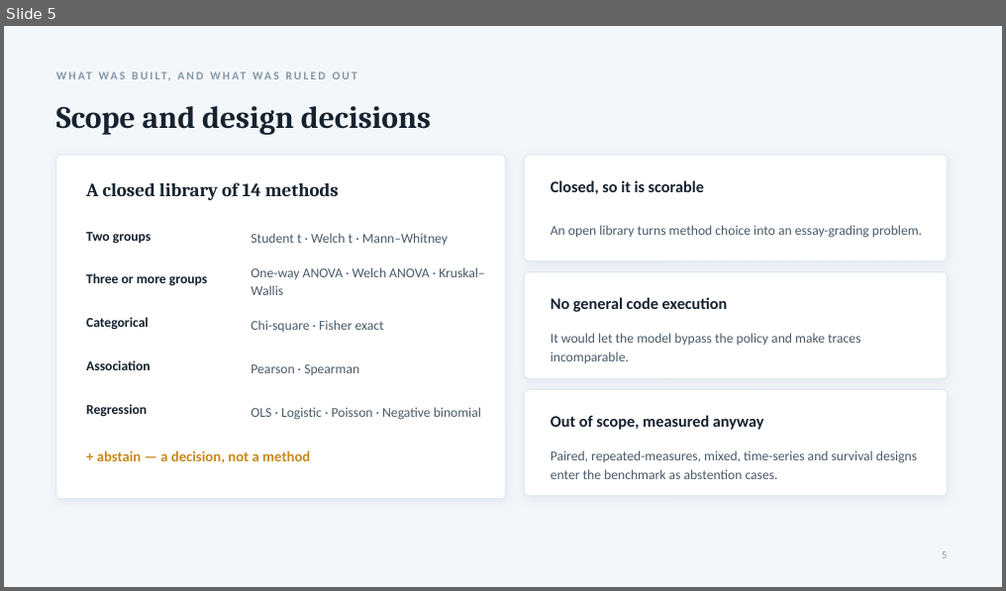
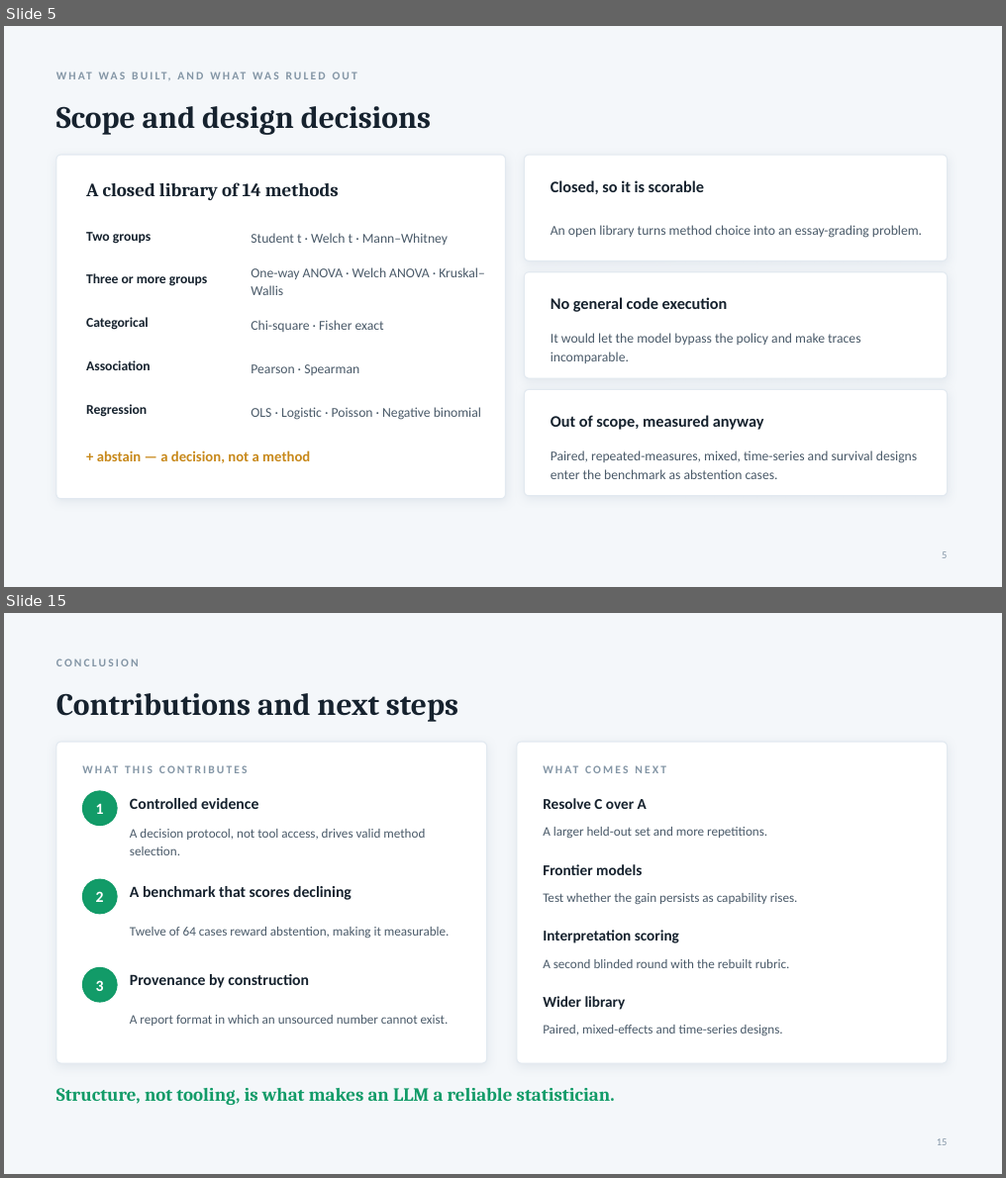
Before and after one commit to Vishal4507/AI_statistician, a slide deck: docs/AI_Statistician_Presentation.pptx. Shown one above the other, each under a label of ours: slide 5 before the commit, slides 5 and 15 after it; the slides between them are not shown. The pictures are 1006x591 and 1006x1178 pixels, drawn with LibreOffice and Linux fonts; fonts in the diff are those of the drawing. Boxes give left, top, right and bottom in pixels: in the first picture for what was removed or moved away, otherwise in the second. Text is boxed around its words. In the diff, an @@ line names an element or a change of style, - is before the commit and + after.

```diff
--- a/docs/AI_Statistician_Presentation.pptx
+++ b/docs/AI_Statistician_Presentation.pptx
@@ slide 15 added at [4, 613, 1002, 1174], background #F4F7FA @@
@@ text added at [56, 659, 139, 666], 11 pt, text #8496A6, bold @@
+CONCLUSION
@@ text added at [56, 693, 458, 722], 30 pt, text #16222E, bold @@
+Contributions and next steps
@@ rounded rectangle added at [56, 742, 487, 1063], fill #FFFFFF, outline #E2E9F0 1 pt @@
@@ text added at [82, 759, 456, 780], 11 pt, text #8496A6, bold @@
+WHAT THIS CONTRIBUTES
@@ rounded rectangle added at [517, 742, 947, 1063], fill #FFFFFF, outline #E2E9F0 1 pt @@
@@ ellipse added at [82, 791, 117, 826], fill #129B68, outline #129B68 1 pt @@
@@ text added at [96, 803, 104, 814], 15 pt, text #FFFFFF, bold @@
+1
@@ text added at [130, 798, 258, 809], 15 pt, text #16222E, bold @@
+Controlled evidence
@@ text added at [543, 798, 647, 809], 14.5 pt, text #16222E, bold @@
+Resolve C over A
@@ text added at [130, 829, 425, 856], 12.5 pt, text #4A5A69 @@
+A decision protocol, not tool access, drives valid method selection.
@@ text added at [543, 827, 767, 838], 12.5 pt, text #4A5A69 @@
+A larger held-out set and more repetitions.
@@ ellipse added at [82, 879, 117, 914], fill #129B68, outline #129B68 1 pt @@
@@ text added at [543, 864, 642, 875], 14.5 pt, text #16222E, bold @@
+Frontier models
@@ text added at [96, 891, 104, 902], 15 pt, text #FFFFFF, bold @@
+2
@@ text added at [130, 886, 351, 900], 15 pt, text #16222E, bold @@
+A benchmark that scores declining
@@ text added at [543, 893, 798, 904], 12.5 pt, text #4A5A69 @@
+Test whether the gain persists as capability rises.
@@ text added at [130, 927, 450, 938], 12.5 pt, text #4A5A69 @@
+Twelve of 64 cases reward abstention, making it measurable.
@@ text added at [543, 930, 679, 944], 14.5 pt, text #16222E, bold @@
+Interpretation scoring
@@ ellipse added at [82, 967, 117, 1002], fill #129B68, outline #129B68 1 pt @@
@@ text added at [543, 959, 790, 968], 12.5 pt, text #4A5A69 @@
+A second blinded round with the rebuilt rubric.
@@ text added at [96, 980, 104, 991], 15 pt, text #FFFFFF, bold @@
+3
@@ text added at [130, 974, 309, 988], 15 pt, text #16222E, bold @@
+Provenance by construction
@@ text added at [543, 996, 626, 1010], 14.5 pt, text #16222E, bold @@
+Wider library
@@ text added at [130, 1015, 449, 1026], 12.5 pt, text #4A5A69 @@
+A report format in which an unsourced number cannot exist.
@@ text added at [543, 1025, 783, 1036], 12.5 pt, text #4A5A69 @@
+Paired, mixed-effects and time-series designs.
@@ text added at [56, 1088, 615, 1105], 18 pt, text #129B68, bold @@
+Structure, not tooling, is what makes an LLM a reliable statistician.
@@ text added at [262, 1088, 305, 1101], 11 pt, text #8496A6, bold @@
+WHAT COMES NEXT
@@ text added at [937, 1139, 947, 1146], 10 pt, text #8496A6 @@
+15
```
Also in this commit, not shown: 6 slides changed, 4 other slides added, 11 slides removed, 14 other files.
